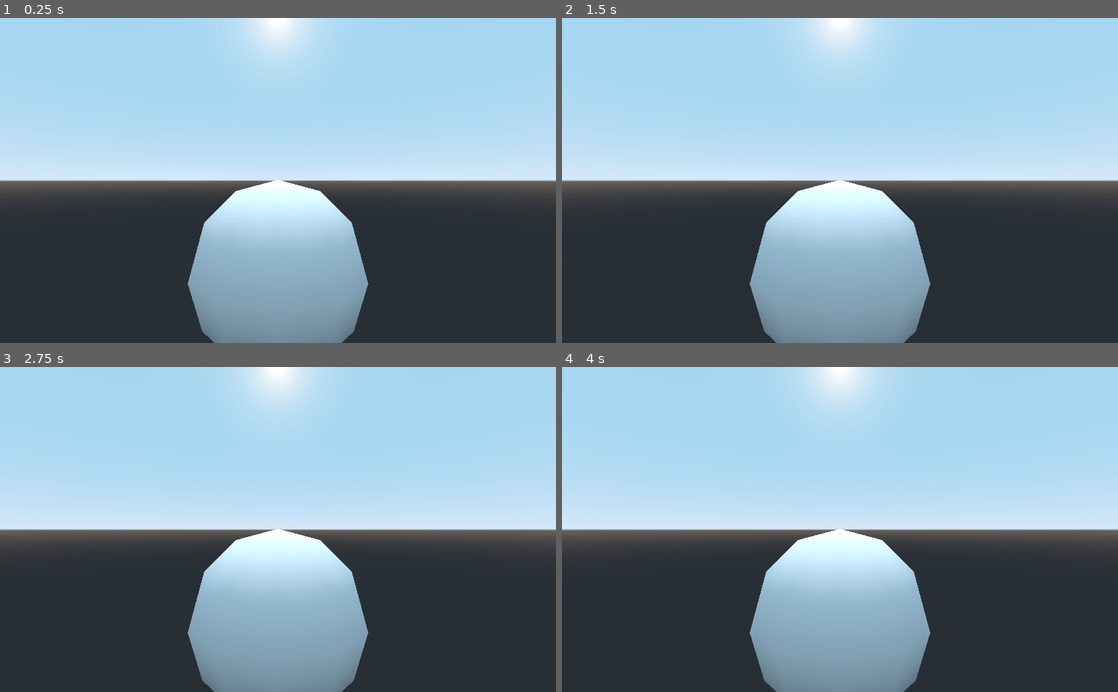
Above: before the commit, frames 1-4 (two rows, left to right).
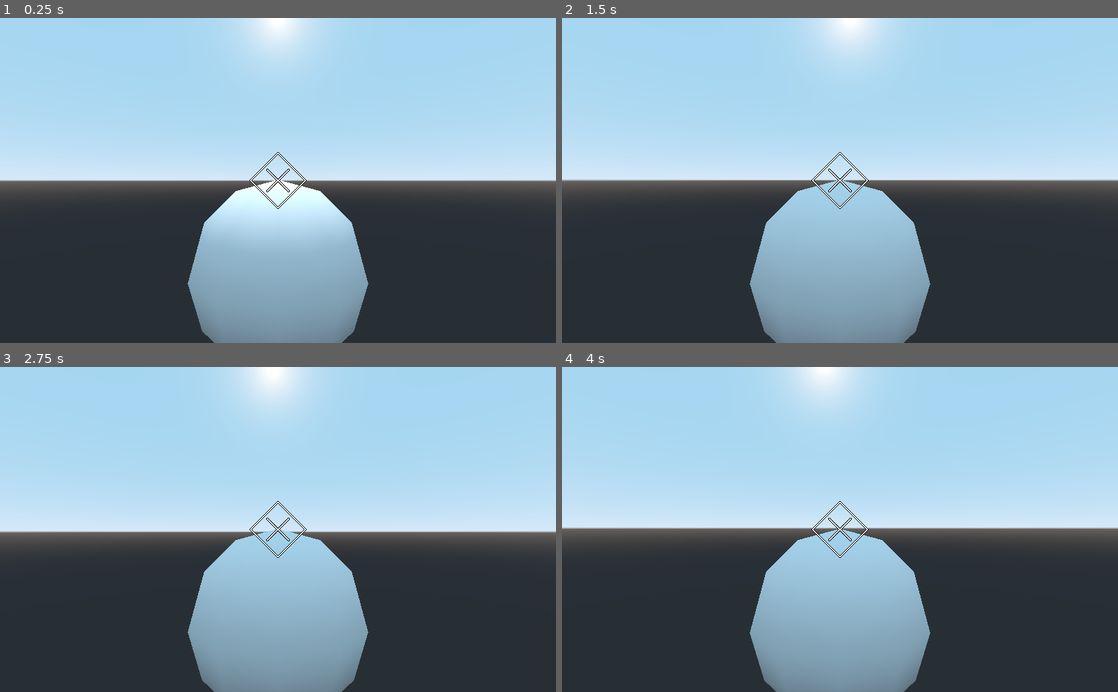
Above: after the commit, the same moments.

Repository: kyle-stevens/murder-mansion
Game: Godot game, scene res://Scenes/Players/player_controller.tscn
The game is run twice, just before and just after one commit, with the same random seed, the same clock (stepped at 60 frames per second) and the same inputs.
Inputs (mouse positions are in pixels of both pictures, inside the frame that each line leads up to):
- Up to frame 1 (0.25 s): no input
- Up to frame 2 (1.5 s): tap Enter at 0.5 s; move the mouse to (867, 180) at 0.52 s; hold W (movement_forward, bound only after the commit) from 0.53 s (still down); tap F (item_flashlight, bound only after the commit) at 0.6 s; tap Space (movement_jump, bound only after the commit) at 0.77, 1.07, 1.25 s; tap E (item_interact, bound only after the commit) at 0.8, 1.35 s; move the mouse to (812, 180) at 1.27 s
- Up to frame 3 (2.75 s): keep holding W (movement_forward, bound only after the commit); tap Space (movement_jump, bound only after the commit) at 1.52, 1.55, 1.82, 2.1 s; tap Enter at 2 s; move the mouse to (289, 523) at 2.02 s; tap F (item_flashlight, bound only after the commit) at 2.3 s
- Up to frame 4 (4 s): keep holding W (movement_forward, bound only after the commit); tap Space (movement_jump, bound only after the commit) at 2.75, 3.02, 3.32, 3.77, 3.8 s; move the mouse to (834, 536) at 2.77 s; tap F (item_flashlight, bound only after the commit) at 2.85 s; tap E (item_interact, bound only after the commit) at 3.05, 3.6 s; tap Enter at 3.5 s; move the mouse to (878, 532) at 3.52 s

The runs differ from the first frame. In frame 1, 0.2% of the frame differs, in the area x 44-56%, y 41-59%; in frame 2, 3.2%; in frame 3, 3.8%, in the area x 0-100%, y 41-98%; in frame 4, 3.8%.
Error after the commit: Invalid set index 'visibile' (on base: 'OmniLight') with value of type 'bool'. (res://Scenes/Players/player_controller.gd:130)

Commit message:
Initial Player Controller Development - v0.0.3

Diff:
--- a/Murder Mansion/Scenes/Players/player_controller.gd
+++ b/Murder Mansion/Scenes/Players/player_controller.gd
@@ -55,3 +55,126 @@
 
 	#Initial Mouse Mode
 	Input.set_mouse_mode(Input.MOUSE_MODE_CAPTURED)
+
+	#Rotation Helper Setup
+	rotation_helper = $rotation_helper
+
+func _physics_process(delta):
+	if is_dead:
+		gravity = 0
+	process_inputs(delta)
+	process_movements(delta)
+
+func _input(event):
+	if event is InputEventMouseMotion and \
+	Input.get_mouse_mode() == Input.MOUSE_MODE_CAPTURED:
+		rotation_helper.rotate_x(
+			deg2rad(event.relative.y*MOUSE_SENSITIVITY * -1)
+		)
+		self.rotate_y(
+			deg2rad(event.relative.x*MOUSE_SENSITIVITY * -1)
+		)
+		var camera_rot = rotation_helper.rotation_degrees
+		camera_rot.x = clamp(camera_rot.x, -x_range, x_range)
+
+		rotation_helper.rotation_degrees = camera_rot
+
+func process_inputs(delta):
+	#check if player is jumping
+	if is_on_floor():
+		dir = Vector3()
+
+	#camera transform
+	var cam_xform =  camera.get_global_transform()
+
+	#set input movement
+	var input_movement_vector = Vector2()
+
+	#animation handling will be changed to a state machine implemented here
+
+	#motion input handling
+	if Input.is_action_pressed("movement_forward"):
+		pass
+	if Input.is_action_pressed("movement_backward"):
+		pass
+	if Input.is_action_pressed("movement_left"):
+		pass
+	if Input.is_action_pressed("movement_right"):
+		pass
+
+	input_movement_vector = input_movement_vector.normalized()
+
+	dir += -cam_xform.basis.z * input_movement_vector.y
+	dir += cam_xform.basis.x * input_movement_vector.x
+
+	#sprinting movement - not currently implemented
+
+
+	#jump input handling
+	if is_on_floor():
+		if Input.is_action_just_pressed("movement_jump"):
+			vel.y = JUMP_SPEED
+
+	#free the cursor - demo implementation, will change later
+	if Input.is_action_just_pressed("ui_cancel"):
+		if Input.get_mouse_mode() == Input.MOUSE_MODE_VISIBLE:
+			Input.set_mouse_mode(Input.MOUSE_MODE_CAPTURED)
+		else:
+			Input.set_mouse_mode(Input.MOUSE_MODE_VISIBLE)
+
+	#light toggle -will change in later implementations
+	if Input.is_action_just_pressed("item_flashlight"):
+		if flashlight.visible:
+			flashlight.visible = false
+		else:
+			flashlight.visibile = true
+
+	#interactable object handling
+	if Input.is_action_just_pressed("item_interact"):
+		if grabbed_object == null:
+			var state = get_world().direct_space_state
+			var center_position = get_viewport().size / 2
+			var ray_from = camera.project_ray_origin(center_position)
+			var ray_to = ray_from \
+			+ camera.project_ray_normal(center_position) \
+			* OBJECT_GRAB_RAY_DISTANCE
+			var ray_result = \
+					state.intersect_ray(
+						ray_from,
+						ray_to,
+						[
+							self,
+							$rotation_helper/gun_fire_points/grab_objects/Area
+						]
+					)
+			if !ray_result.empty():
+				if ray_result["collider"] is RigidBody:
+					grabbed_object = ray_result["collider"]
+					grabbed_object.mode = RigidBody.MODE_STATIC
+					grabbed_object.collision_layer = 0 #original is 0
+					grabbed_object.collision_mask = 0 #original is 0
+					grabbed_object.rotation = Vector3(0,-90,0)
+					grabbed_object.set_visible(false)
+		else:
+			grabbed_object.mode = RigidBody.MODE_RIGID
+			var rng = RandomNumberGenerator.new()
+			var x = 0#rng.randf_range(-.5, .5)
+			var y = 0.5#rng.randf_range(0, .5)
+			var z = 0#rng.randf_range(0, 1)
+			grabbed_object.apply_impulse(Vector3(x,y,z),
+					-camera.global_transform.basis.z.normalized()
+					*OBJECT_THROW_FORCE)
+			grabbed_object.collision_layer = 1
+			grabbed_object.collision_mask = 1
+			grabbed_object.damage = 5
+			grabbed_object.thrower = self
+			grabbed_object.set_visible(true)
+			grabbed_object = null
+	if grabbed_object != null:
+		grabbed_object.global_transform.origin = \
+				camera.global_transform.origin \
+				+ (-camera.global_transform.basis.z.normalized() \
+				* OBJECT_GRAB_DISTANCE)
+
+func process_movements(delta):
+	return
--- a/Murder Mansion/Scenes/Players/player_controller.tscn
+++ b/Murder Mansion/Scenes/Players/player_controller.tscn
@@ -1,6 +1,7 @@
-[gd_scene load_steps=5 format=2]
+[gd_scene load_steps=6 format=2]
 
 [ext_resource path="res://Scenes/Players/player_controller.gd" type="Script" id=1]
+[ext_resource path="res://Assets/UIElements/crosshair_raw_file.png" type="Texture" id=2]
 
 [sub_resource type="CapsuleShape" id=1]
 
@@ -49,6 +50,20 @@
 "_edit_use_anchors_": false
 }
 
-[node name="crosshair" type="TextureRect" parent="player_hud"]
+[node name="crosshair" type="Control" parent="player_hud"]
 margin_right = 40.0
 margin_bottom = 40.0
+__meta__ = {
+"_edit_use_anchors_": false
+}
+
+[node name="crosshair" type="TextureRect" parent="player_hud/crosshair"]
+margin_left = -54.0
+margin_top = -54.0
+margin_right = 1026.0
+margin_bottom = 1026.0
+rect_scale = Vector2( 0.1, 0.1 )
+texture = ExtResource( 2 )
+__meta__ = {
+"_edit_use_anchors_": false
+}
--- a/Murder Mansion/project.godot
+++ b/Murder Mansion/project.godot
@@ -14,6 +14,51 @@
 run/main_scene="res://Scenes/Players/player_controller.tscn"
 config/icon="res://icon.png"
 
+[input]
+
+movement_forward={
+"deadzone": 0.5,
+"events": [ Object(InputEventKey,"resource_local_to_scene":false,"resource_name":"","device":0,"alt":false,"shift":false,"control":false,"meta":false,"command":false,"pressed":false,"scancode":0,"physical_scancode":87,"unicode":0,"echo":false,"script":null)
+, Object(InputEventKey,"resource_local_to_scene":false,"resource_name":"","device":0,"alt":false,"shift":false,"control":false,"meta":false,"command":false,"pressed":false,"scancode":87,"physical_scancode":0,"unicode":0,"echo":false,"script":null)
+ ]
+}
+movement_backward={
+"deadzone": 0.5,
+"events": [ Object(InputEventKey,"resource_local_to_scene":false,"resource_name":"","device":0,"alt":false,"shift":false,"control":false,"meta":false,"command":false,"pressed":false,"scancode":0,"physical_scancode":83,"unicode":0,"echo":false,"script":null)
+, Object(InputEventKey,"resource_local_to_scene":false,"resource_name":"","device":0,"alt":false,"shift":false,"control":false,"meta":false,"command":false,"pressed":false,"scancode":83,"physical_scancode":0,"unicode":0,"echo":false,"script":null)
+ ]
+}
+movement_left={
+"deadzone": 0.5,
+"events": [ Object(InputEventKey,"resource_local_to_scene":false,"resource_name":"","device":0,"alt":false,"shift":false,"control":false,"meta":false,"command":false,"pressed":false,"scancode":0,"physical_scancode":65,"unicode":0,"echo":false,"script":null)
+, Object(InputEventKey,"resource_local_to_scene":false,"resource_name":"","device":0,"alt":false,"shift":false,"control":false,"meta":false,"command":false,"pressed":false,"scancode":65,"physical_scancode":0,"unicode":0,"echo":false,"script":null)
+ ]
+}
+movement_right={
+"deadzone": 0.5,
+"events": [ Object(InputEventKey,"resource_local_to_scene":false,"resource_name":"","device":0,"alt":false,"shift":false,"control":false,"meta":false,"command":false,"pressed":false,"scancode":0,"physical_scancode":68,"unicode":0,"echo":false,"script":null)
+, Object(InputEventKey,"resource_local_to_scene":false,"resource_name":"","device":0,"alt":false,"shift":false,"control":false,"meta":false,"command":false,"pressed":false,"scancode":68,"physical_scancode":0,"unicode":0,"echo":false,"script":null)
+ ]
+}
+movement_jump={
+"deadzone": 0.5,
+"events": [ Object(InputEventKey,"resource_local_to_scene":false,"resource_name":"","device":0,"alt":false,"shift":false,"control":false,"meta":false,"command":false,"pressed":false,"scancode":0,"physical_scancode":32,"unicode":0,"echo":false,"script":null)
+, Object(InputEventKey,"resource_local_to_scene":false,"resource_name":"","device":0,"alt":false,"shift":false,"control":false,"meta":false,"command":false,"pressed":false,"scancode":32,"physical_scancode":0,"unicode":0,"echo":false,"script":null)
+ ]
+}
+item_interact={
+"deadzone": 0.5,
+"events": [ Object(InputEventKey,"resource_local_to_scene":false,"resource_name":"","device":0,"alt":false,"shift":false,"control":false,"meta":false,"command":false,"pressed":false,"scancode":0,"physical_scancode":69,"unicode":0,"echo":false,"script":null)
+, Object(InputEventKey,"resource_local_to_scene":false,"resource_name":"","device":0,"alt":false,"shift":false,"control":false,"meta":false,"command":false,"pressed":false,"scancode":69,"physical_scancode":0,"unicode":0,"echo":false,"script":null)
+ ]
+}
+item_flashlight={
+"deadzone": 0.5,
+"events": [ Object(InputEventKey,"resource_local_to_scene":false,"resource_name":"","device":0,"alt":false,"shift":false,"control":false,"meta":false,"command":false,"pressed":false,"scancode":0,"physical_scancode":70,"unicode":0,"echo":false,"script":null)
+, Object(InputEventKey,"resource_local_to_scene":false,"resource_name":"","device":0,"alt":false,"shift":false,"control":false,"meta":false,"command":false,"pressed":false,"scancode":70,"physical_scancode":0,"unicode":0,"echo":false,"script":null)
+ ]
+}
+
 [physics]
 
 common/enable_pause_aware_picking=true
Binary file added: Murder Mansion/Assets/UIElements/crosshair_raw_file.png
Not shown, added: Murder Mansion/Assets/UIElements/crosshair_raw_file.png.import
Not shown, added: raw_asset_files/crosshair_raw_file.kra
